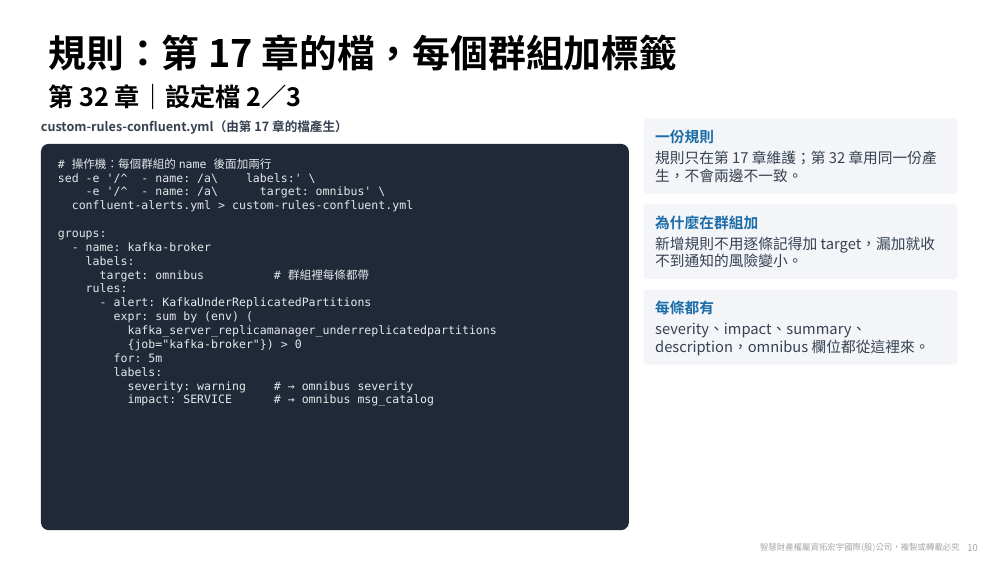
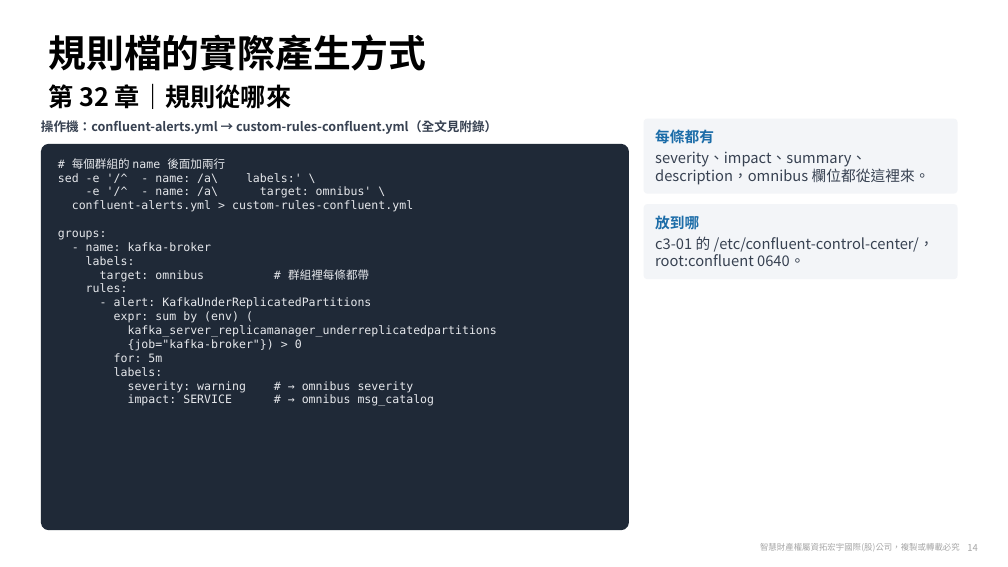
Before and after one commit to zxc81906119/kafka_install_ops, a slide deck: slide 14 of docs/Confluent-第32章-告警方案.pptx (slide 10 before the commit). Drawn at 1008x567 pixels with LibreOffice and Linux fonts; fonts in the diff are those of the drawing; background and template pictures are left out. Boxes give left, top, right and bottom in pixels: in the first picture for what was removed or moved away, otherwise in the second. Text is boxed around its words. In the diff, an @@ line names an element or a change of style, - is before the commit and + after.

```diff
--- a/docs/Confluent-第32章-告警方案.pptx
+++ b/docs/Confluent-第32章-告警方案.pptx
@@ title at <box>48,34,426,71</box>: text changed @@
-規則：第 17 章的檔，每個群組加標籤
+規則檔的實際產生方式
@@ text at <box>48,83,291,109</box>: text changed @@
-第 32 章｜設定檔 2／3
+第 32 章｜規則從哪來
@@ text at <box>41,120,497,134</box>: text changed @@
-custom-rules-confluent.yml（由第 17 章的檔產生）
+操作機：confluent-alerts.yml → custom-rules-confluent.yml（全文見附錄）
@@ text in rounded rectangle at <box>655,129,930,185</box>: text changed @@
-一份規則
-規則只在第 17 章維護；第 32 章用同一份產生，不會兩邊不一致。
+每條都有
+severity、impact、summary、description，omnibus 欄位都從這裡來。
@@ text in rounded rectangle at <box>72,158,225,169</box>: text changed @@
-# 操作機：每個群組的 name 後面加兩行
+# 每個群組的 name 後面加兩行
@@ text in rounded rectangle at <box>655,213,934,266</box>: text changed @@
-為什麼在群組加
-新增規則不用逐條記得加 target，漏加就收不到通知的風險變小。
+放到哪
+c3-01 的 /etc/confluent-control-center/，root:confluent 0640。
@@ rounded rectangle removed at <box>644,290,957,364</box> @@
-每條都有
-severity、impact、summary、description，omnibus 欄位都從這裡來。
```
Also in this commit, not shown: 15 other slides changed, 14 slides added, 7 other files.
